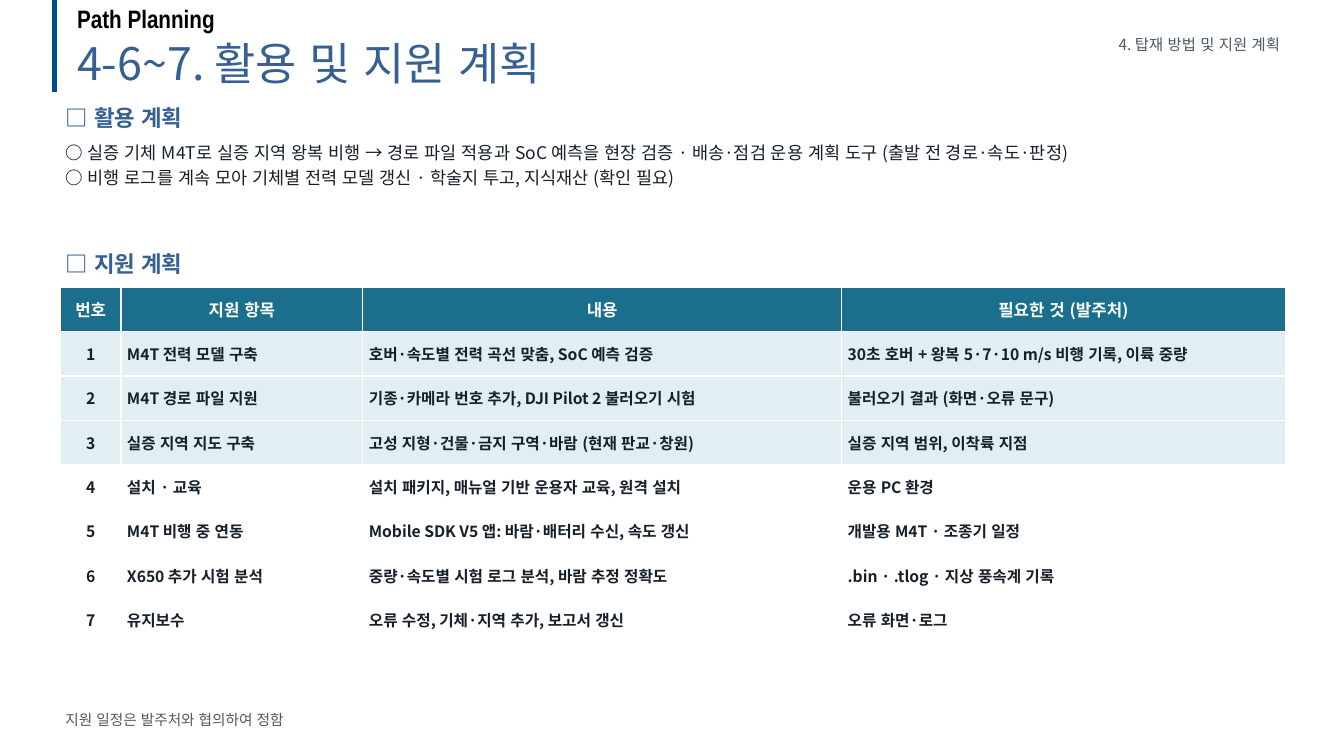
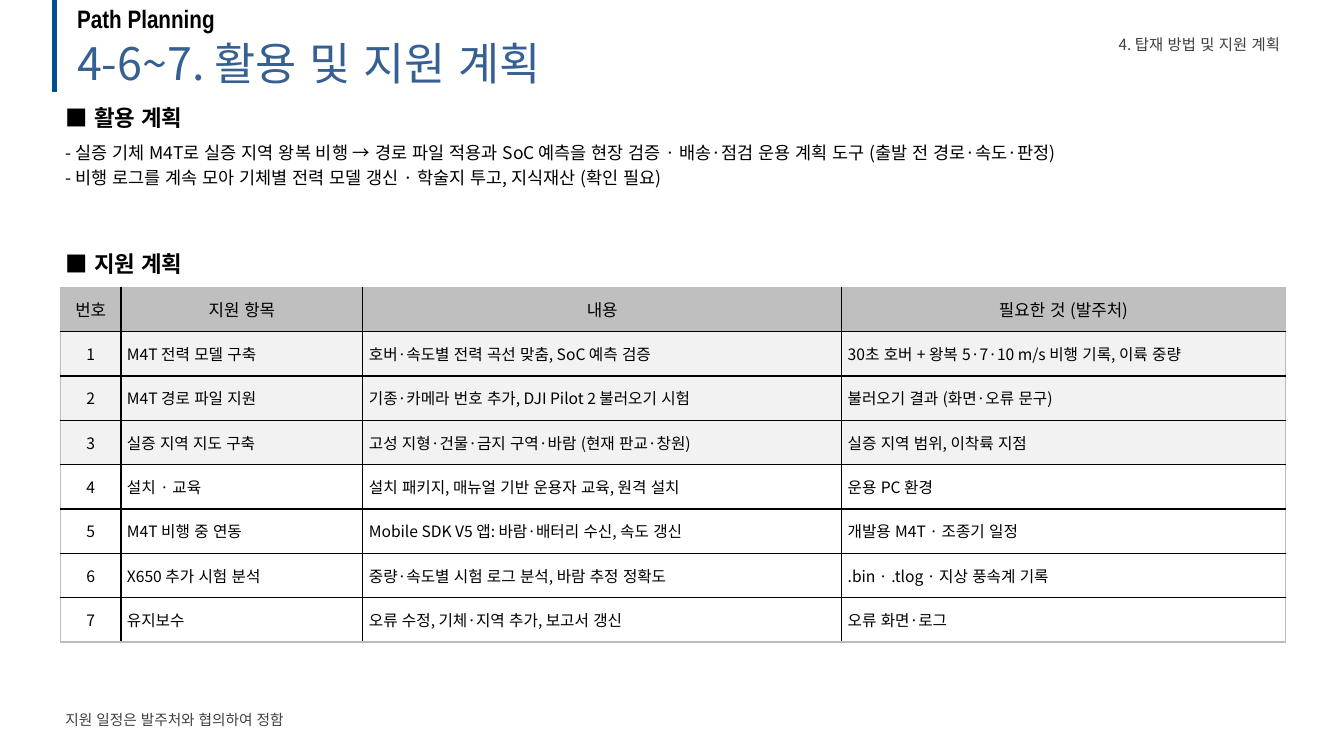
Before and after one commit to dnfl5345/Drone_path_opt, a slide deck: slide 21 of docs/drone_soc_business_talk.pptx. Drawn at 1344x756 pixels with LibreOffice and Linux fonts; fonts in the diff are those of the drawing; background and template pictures are left out. Boxes give left, top, right and bottom in pixels: in the first picture for what was removed or moved away, otherwise in the second. Text is boxed around its words. In the diff, an @@ line names an element or a change of style, - is before the commit and + after.

```diff
--- a/docs/drone_soc_business_talk.pptx
+++ b/docs/drone_soc_business_talk.pptx
@@ text "4. 탑재 방법 및 지원 ..." at (x1=1119, y1=37, x2=1280, y2=51): text colour #4C5A66 to #404040 @@
@@ text at (x1=94, y1=107, x2=182, y2=128): text changed; text colour #376092 to #000000 @@
-□ 활용 계획
+■ 활용 계획
@@ text at (x1=75, y1=144, x2=1056, y2=188): text changed; text colour #16202A to #000000 @@
-○ 실증 기체 M4T로 실증 지역 왕복 비행 → 경로 파일 적용과 SoC 예측을 현장 검증 · 배송·점검 운용 계획 도구 (출발 전 경로·속도·판정)
-○ 비행 로그를 계속 모아 기체별 전력 모델 갱신 · 학술지 투고, 지식재산 (확인 필요)
+- 실증 기체 M4T로 실증 지역 왕복 비행 → 경로 파일 적용과 SoC 예측을 현장 검증 · 배송·점검 운용 계획 도구 (출발 전 경로·속도·판정)
+- 비행 로그를 계속 모아 기체별 전력 모델 갱신 · 학술지 투고, 지식재산 (확인 필요)
@@ text at (x1=94, y1=253, x2=182, y2=274): text changed; text colour #376092 to #000000 @@
-□ 지원 계획
+■ 지원 계획
@@ table at (x1=60, y1=287, x2=1286, y2=642) @@
@@ fill #1B6E8C to #BFBFBF in row 1 @@
@@ fill #E3EEF3 to #F2F2F2 in 12 cells @@
@@ text colour #FFFFFF to #000000 in "번호", "지원 항목", "내용", "필요한 것 (발주처)" @@
@@ bold off, text colour #16202A to #000000 @@
@@ borders changed @@
@@ text "지원 일정은 발주처와 협의하여 정함" at (x1=65, y1=712, x2=284, y2=726): text colour #4C5A66 to #404040 @@
```
Also in this commit, not shown: 21 other slides changed, 10 other files.
